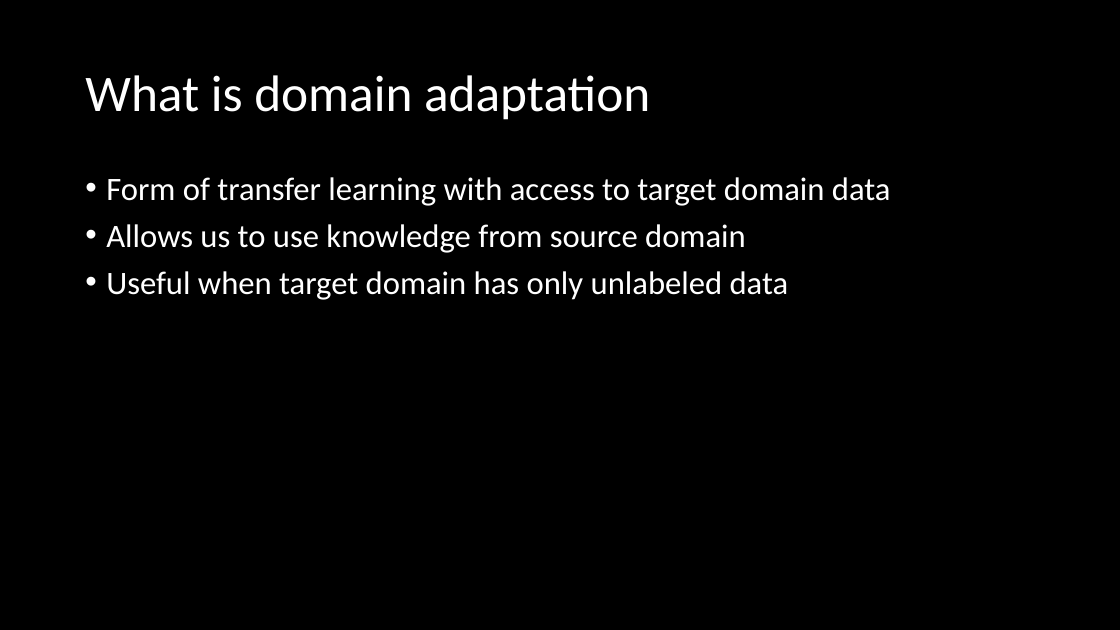
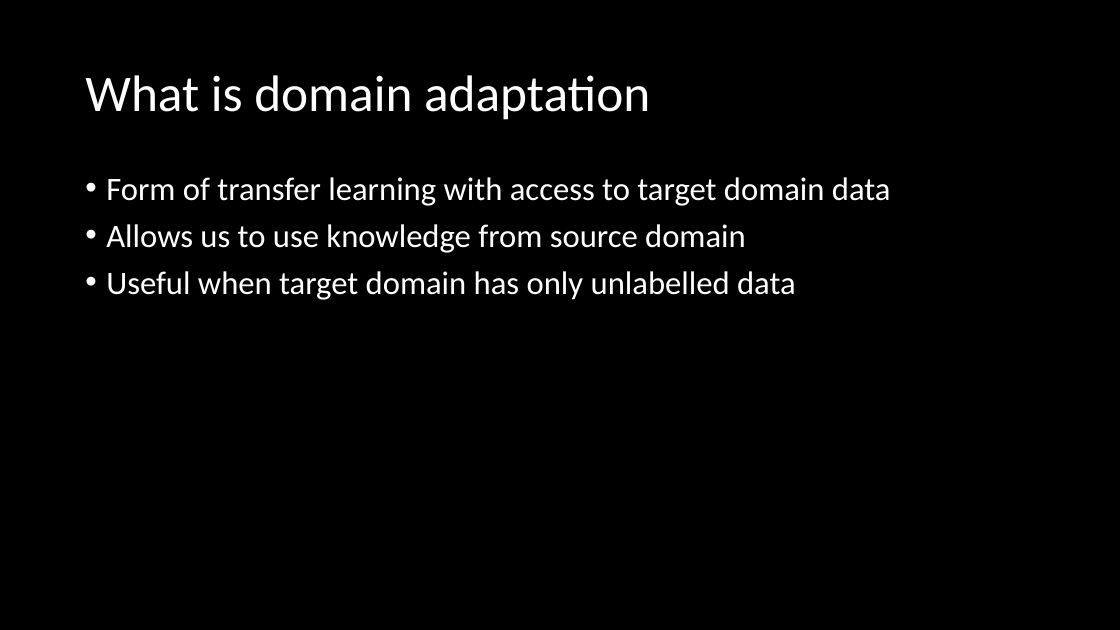
Before and after one commit to Raamxie/DomainAdaptation, a slide deck: slide 2 of Domain Adaptation.pptx. Drawn at 1120x630 pixels with LibreOffice and Linux fonts; fonts in the diff are those of the drawing. Boxes give left, top, right and bottom in pixels: in the first picture for what was removed or moved away, otherwise in the second. Text is boxed around its words. In the diff, an @@ line names an element or a change of style, - is before the commit and + after.

```diff
--- a/Domain Adaptation.pptx
+++ b/Domain Adaptation.pptx
@@ text at box(106, 271, 796, 300): text changed @@
-• Useful when target domain has only unlabeled data
+• Useful when target domain has only unlabelled data
```
Also in this commit, not shown: 1 other slide changed, 5 slides added, 1 slide removed.
